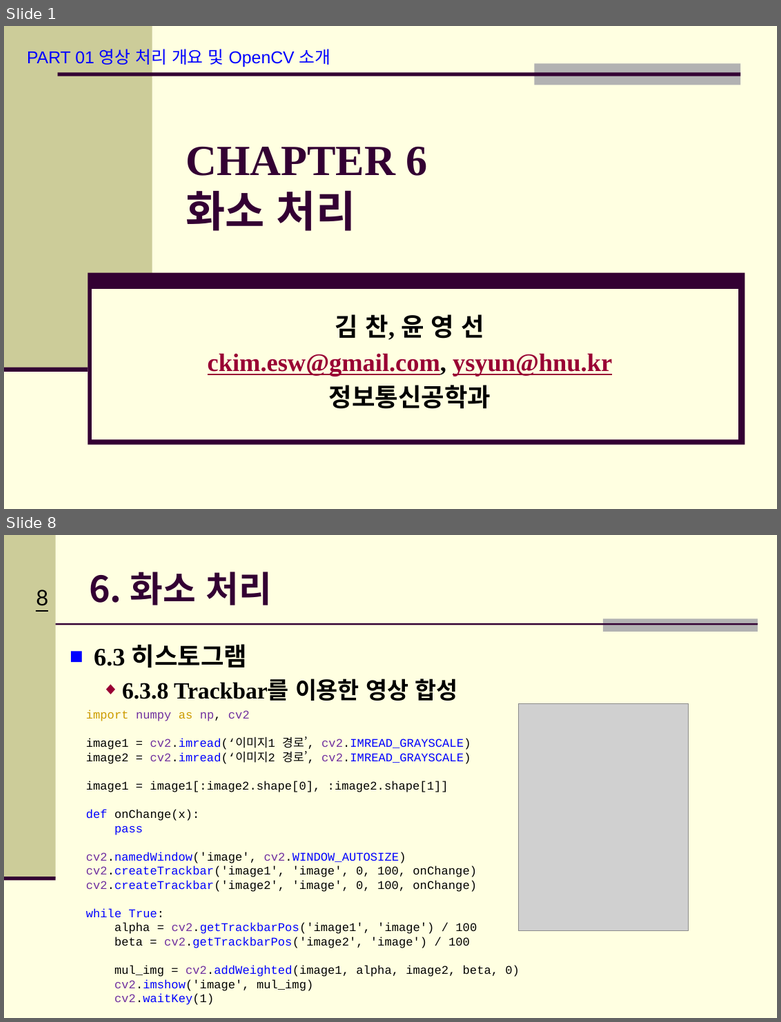
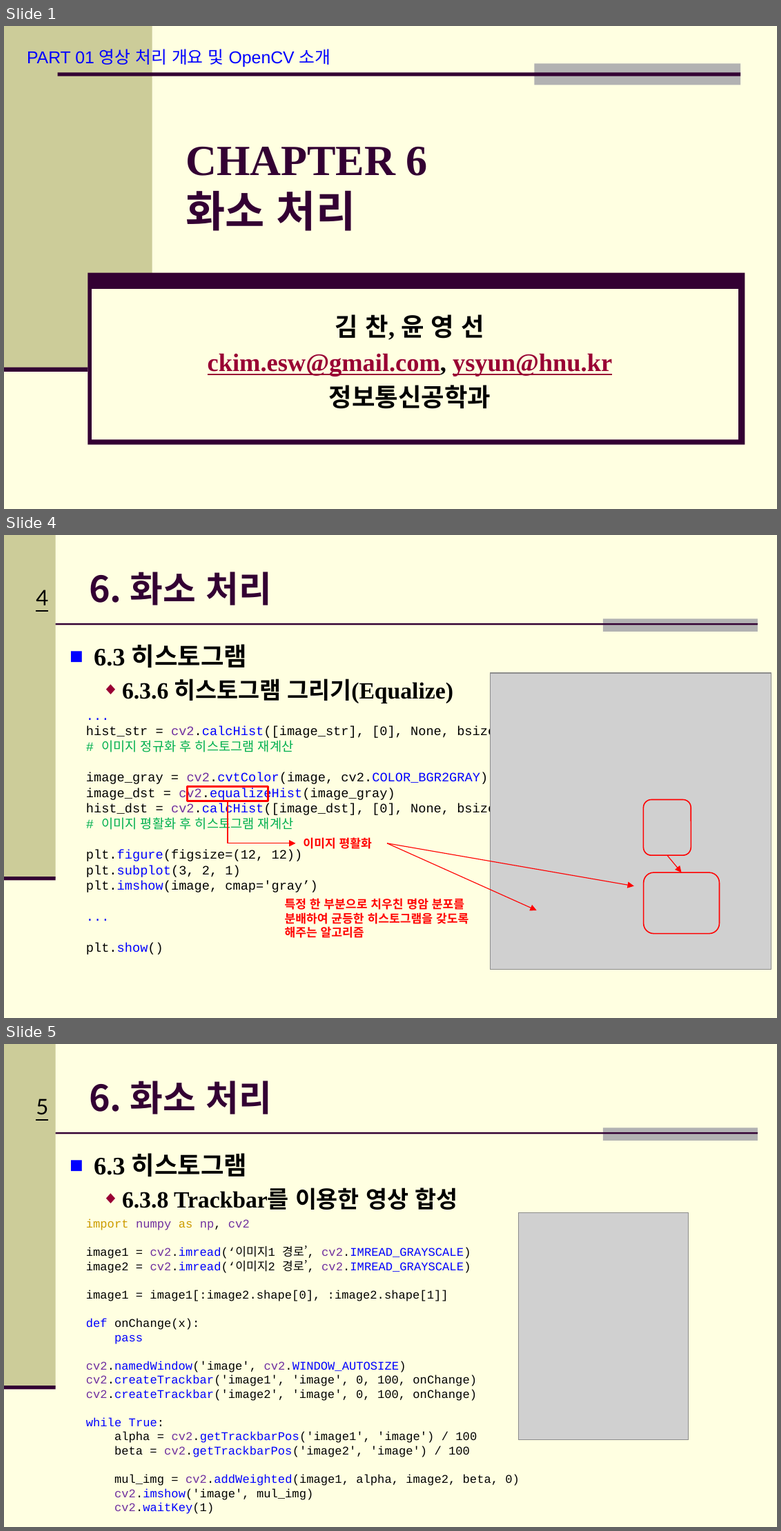
Before and after one commit to Hitbee-dev/OpenCV-Python, a slide deck: 2022-11-08/documents/CH_06 화소 처리.pptx. Shown one above the other, each under a label of ours: slides 1 and 8 before the commit, slides 1, 4 and 5 after it; the slides between them are not shown. The pictures are 781x1022 and 781x1531 pixels, drawn with LibreOffice and Linux fonts; fonts in the diff are those of the drawing; grey boxes stand for pictures; background and template pictures are left out. Boxes give left, top, right and bottom in pixels: in the first picture for what was removed or moved away, otherwise in the second. Text is boxed around its words. In the diff, an @@ line names an element or a change of style, - is before the commit and + after.

```diff
--- a/2022-11-08/documents/CH_06 화소 처리.pptx
+++ b/2022-11-08/documents/CH_06 화소 처리.pptx
@@ slide 4 added at box(4, 535, 777, 1018), background #FFFFE1; not listed: 5 template elements that a slide beside it also shows @@
@@ title added at box(89, 572, 272, 605), 33.3 pt, text #330033, bold @@
+6. 화소 처리
@@ text added at box(94, 644, 453, 704), 21.7 pt, text #000000, bold @@
+■ 6.3 히스토그램
+  ◆ 6.3.6 히스토그램 그리기(Equalize)
@@ picture added at box(490, 673, 771, 969) @@
@@ text added at box(86, 726, 503, 955), 12 pt, text #000000 @@
+...
+hist_str = cv2.calcHist([image_str], [0], None, bsize, ranges)
+# 이미지 정규화 후 히스토그램 재계산
+image_gray = cv2.cvtColor(image, cv2.COLOR_BGR2GRAY)
+image_dst = cv2.equalizeHist(image_gray)
+hist_dst = cv2.calcHist([image_dst], [0], None, bsize, ranges)
+# 이미지 평활화 후 히스토그램 재계산
+plt.figure(figsize=(12, 12))
+plt.subplot(3, 2, 1)
+plt.imshow(image, cmap='gray’)
+...
+plt.show()
@@ rectangle added at box(187, 786, 268, 801), outline #FF0000 2 pt @@
@@ elbow arrow added from (228, 801) to (295, 843), #FF0000 0.75 pt @@
@@ rounded rectangle added at box(643, 799, 691, 855), outline #FF0000 1 pt @@
@@ text added at box(303, 837, 372, 849), 11 pt, text #FF0000, bold @@
+이미지 평활화
@@ arrow added from (388, 843) to (537, 910), #FF0000 0.75 pt @@
@@ arrow added from (388, 843) to (634, 886), #FF0000 0.75 pt @@
@@ arrow added from (667, 855) to (681, 872), #FF0000 0.75 pt @@
@@ rounded rectangle added at box(643, 872, 719, 934), outline #FF0000 1 pt @@
@@ text added at box(285, 898, 468, 938), 11 pt, text #FF0000, bold @@
+특정 한 부분으로 치우친 명암 분포를
+분배하여 균등한 히스토그램을 갖도록
+해주는 알고리즘
@@ what was slide 8 is now slide 5 @@
@@ page number at box(36, 1099, 48, 1115): text changed @@
-8
+5
```
Also in this commit, not shown: 2 slides changed, 2 other slides added, 6 slides removed, 5 other files.
